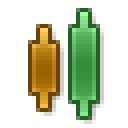
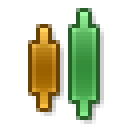
Revision of a layered 128×128 image; what changed, layer by layer:
pixels changed over [28, 8, 100, 120] (layer not identified)
